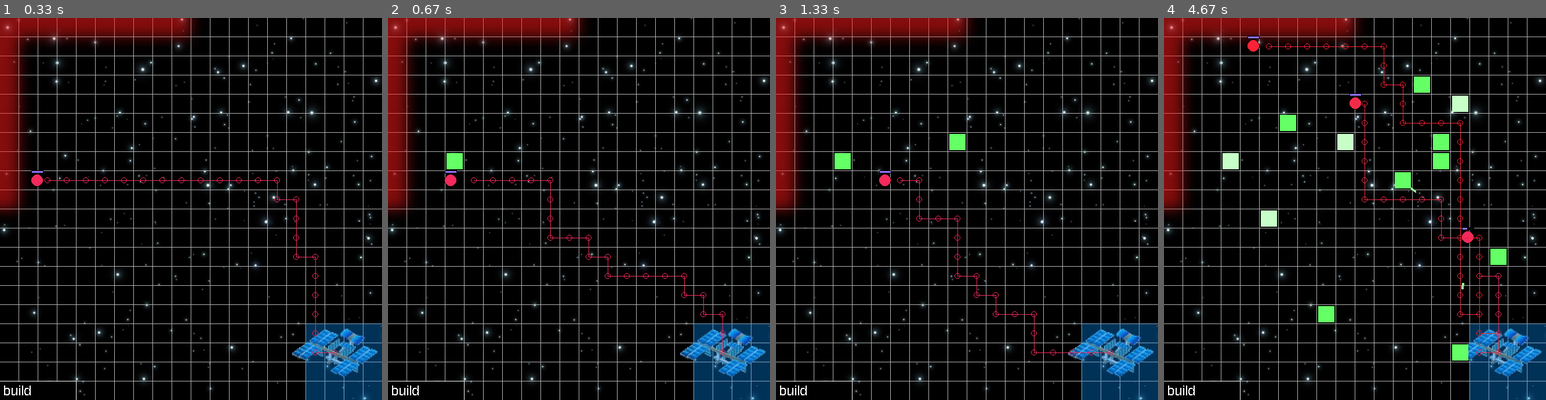
Above: before the commit, frames 1-4 (left to right).
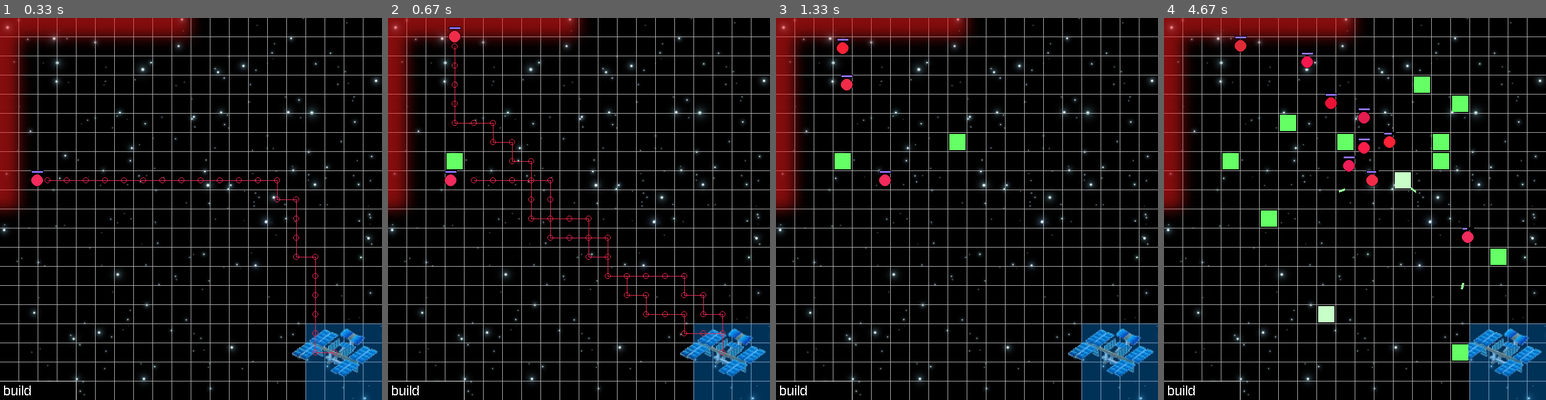
Above: after the commit, the same moments.

Repository: amstocker/TDgame
Game: pygame game, started from abstractTD/TD.py
The game is run twice, just before and just after one commit, with the same random seed, the same clock (stepped at 60 frames per second) and the same inputs. The source is Python 2; it was converted automatically to run under Python 3.
Inputs (mouse positions are in pixels of both pictures, inside the frame that each line leads up to):
- Up to frame 1 (0.33 s): no input
- Up to frame 2 (0.67 s): press the mouse at (426, 388) at 0.37 s; move the mouse to (445, 270) at 0.47 s; release the mouse at (460, 151) at 0.6 s
- Up to frame 3 (1.33 s): tap W at 0.67 s; press the mouse at (814, 388) at 1.03 s; move the mouse to (882, 266) at 1.13 s; release the mouse at (955, 144) at 1.27 s
- Up to frame 4 (4.67 s): press the mouse at (1202, 388) at 1.37 s; move the mouse to (1263, 350) at 1.47 s; release the mouse at (1324, 308) at 1.6 s; press the mouse at (1202, 388) at 1.7 s; move the mouse to (1320, 266) at 1.8 s; release the mouse at (1435, 140) at 1.93 s; press the mouse at (1202, 388) at 2.03 s; move the mouse to (1232, 308) at 2.13 s; release the mouse at (1259, 224) at 2.27 s; press the mouse at (1202, 388) at 2.37 s; move the mouse to (1332, 369) at 2.47 s; release the mouse at (1461, 346) at 2.6 s; press the mouse at (1202, 388) at 2.7 s; move the mouse to (1316, 273) at 2.8 s; release the mouse at (1435, 159) at 2.93 s; press the mouse at (1202, 388) at 3.03 s; move the mouse to (1324, 247) at 3.13 s; release the mouse at (1450, 102) at 3.27 s; press the mouse at (1202, 388) at 3.37 s; move the mouse to (1305, 281) at 3.47 s; release the mouse at (1408, 174) at 3.6 s; press the mouse at (1202, 388) at 3.7 s; move the mouse to (1248, 251) at 3.8 s; release the mouse at (1293, 113) at 3.93 s; press the mouse at (1202, 388) at 4.03 s; move the mouse to (1312, 235) at 4.13 s; release the mouse at (1427, 82) at 4.27 s; press the mouse at (1202, 388) at 4.37 s; move the mouse to (1347, 323) at 4.47 s; release the mouse at (1492, 254) at 4.6 s

Frame 1 is identical in both runs. In frame 2, 0.4% of the frame differs, in the area x 15-88%, y 2-84%; in frame 3, 0.4%; in frame 4, 2.6%, in the area x 15-89%, y 4-89%.

Commit message:
fixed some tower targetting errors...

Diff:
--- a/abstractTD/TD.py
+++ b/abstractTD/TD.py
@@ -13,14 +13,15 @@
         self.towers = []
 
         # creep data
+        self.show_waypoints = True
         self.creeps = []
         self.creep_path = Dijkstra(self.grid, (0,0), (10,10))
         self.nocreeps = True
         self.creep_spawn_clock = pygame.time.Clock()
         self.spawn_threshold = 0
-        self.spawn_frequency = 2000
+        self.spawn_frequency = 500
 
-        # score
+        # score (won't work yet?)
         self.score = 0
 
     def mouseDown(self, button, pos):
@@ -55,7 +56,6 @@
 
     def update(self):
         # update creep spawn
-        self.spawn_frequency = 2000-self.score
         self.creep_spawn_clock.tick()
         self.spawn_threshold += self.creep_spawn_clock.get_time()
         if self.nocreeps == True:
@@ -83,12 +83,16 @@
         for p in self.particles:
             p.update(self.particles, self.creeps)
 
+    def keyUp(self, key):
+        if key == K_w:
+            self.show_waypoints = not self.show_waypoints
+
     def draw(self):
         self.screen.blit(self.background, (0,0))
         for t in self.towers:
             t.render(self.screen)
         for c in self.creeps:
-            c.render(self.screen, self.grid)
+            c.render(self.screen, self.grid, self.show_waypoints)
         for p in self.particles:
             p.render(self.screen)
         self.menu.render(self.screen)
--- a/abstractTD/core/classes.py
+++ b/abstractTD/core/classes.py
@@ -137,7 +137,6 @@
 
     def update(self, grid, creeps, particles_list, score):
         if self.hp <= 0:
-            score += 1
             creeps.remove(self)
             for p in xrange(20):
                 rdir = vec2d(uniform(-3,3), uniform(-3,3))
@@ -147,6 +146,7 @@
                 p.origin = (self.pos[0], self.pos[1])
                 p.vel = rdir
                 particles_list.append(p)
+            score += 1
         dir = grid.getCoordinate(self.waypoints[0]) - self.pos
         if dir.length > self.r:
             dir.length = self.vmax
@@ -157,13 +157,14 @@
             dir.length = self.vmax
             self.pos += dir
 
-    def render(self, screen, grid):
+    def render(self, screen, grid, show_waypoints):
         # waypoints
-        for i in xrange(len(self.waypoints)):
-            pygame.draw.circle(screen, self.color, grid.getCoordinate(self.waypoints[i]), 5, 1)
-            if i+1 < len(self.waypoints):
-                pygame.draw.line(screen, self.color, grid.getCoordinate(self.waypoints[i]), \
-                                 grid.getCoordinate(self.waypoints[i+1]), 1)
+        if show_waypoints == True:
+            for i in xrange(len(self.waypoints)):
+                pygame.draw.circle(screen, self.color, grid.getCoordinate(self.waypoints[i]), 5, 1)
+                if i+1 < len(self.waypoints):
+                    pygame.draw.line(screen, self.color, grid.getCoordinate(self.waypoints[i]), \
+                                     grid.getCoordinate(self.waypoints[i+1]), 1)
         # creep
         pygame.draw.circle(screen, (0,0,0), intvec(self.pos), int(self.r)+1)
         pygame.draw.circle(screen, self.color, intvec(self.pos), int(self.r))
@@ -200,6 +201,7 @@
 
         self.inrange = False
         self.firing = False
+        self.blink = False
 
         # self.c = topleft corner of coordinate
         self.c = (self.pos[0]-grid.dx/2+2, self.pos[1]-grid.dy/2+2)
@@ -212,6 +214,11 @@
         # perhaps use with slight randint variation in a cool blue/purple color?
         if self.threshold > self.freq:
             self.firing = True
+            # blink animation
+        if self.firing == True:
+            self.blink = True
+        else:
+            self.blink = False
         if self.inrange == False:
             for c in creeps:
                 d = c.pos - self.pos
@@ -230,6 +237,8 @@
                         p.vel = 10
                         p.color = self.projectile_color
                         particles_list.append(p)
+                else:
+                    self.inrange = False
             else:
                 self.inrange = False
 
@@ -241,7 +250,7 @@
     def __init__(self, grid, pos):
         Tower.__init__(self, grid, pos)
     def update(self, particles_list, creeps):
-        if self.inrange == True and self.firing == True:
+        if self.blink == True:
             self.color = (200,255,200)
         else:
             self.color = (101,255,102)
@@ -277,6 +286,12 @@
         self.projectile_size = 8
         self.projectile_color = (235,150,180)
         self.projectile_shape = 'ball'
+    def update(self, particles_list, creeps):
+        if self.blink == True:
+            self.color = (255,200,200)
+        else:
+            self.color = (235,52,82)
+        Tower.update(self, particles_list, creeps)
 
 
 
@@ -315,16 +330,13 @@
         self.shape = shape
 
     def update(self, particles_list, creeps):
-        if self.target in creeps:
-            self.dir = self.target.pos - self.pos
-            if self.dir.length < 1.5*self.target.r:
-                if self.target.hp >= 0:
-                    self.target.hp -= self.dmg
-                particles_list.remove(self)
-            self.dir.length = self.vel
-            self.pos += self.dir
-        else:
+        self.dir = self.target.pos - self.pos
+        if self.dir.length < 1.5*self.target.r:
+            if self.target.hp >= 0:
+                self.target.hp -= self.dmg
             particles_list.remove(self)
+        self.dir.length = self.vel
+        self.pos += self.dir
 
     def render(self, screen):
         if self.shape == 'line':
@@ -335,7 +347,7 @@
 
 
 
-# --- DATA CLASSES ---
+# --- DATA HANDLING ---
 
 class Grid:
     # n across, m down
